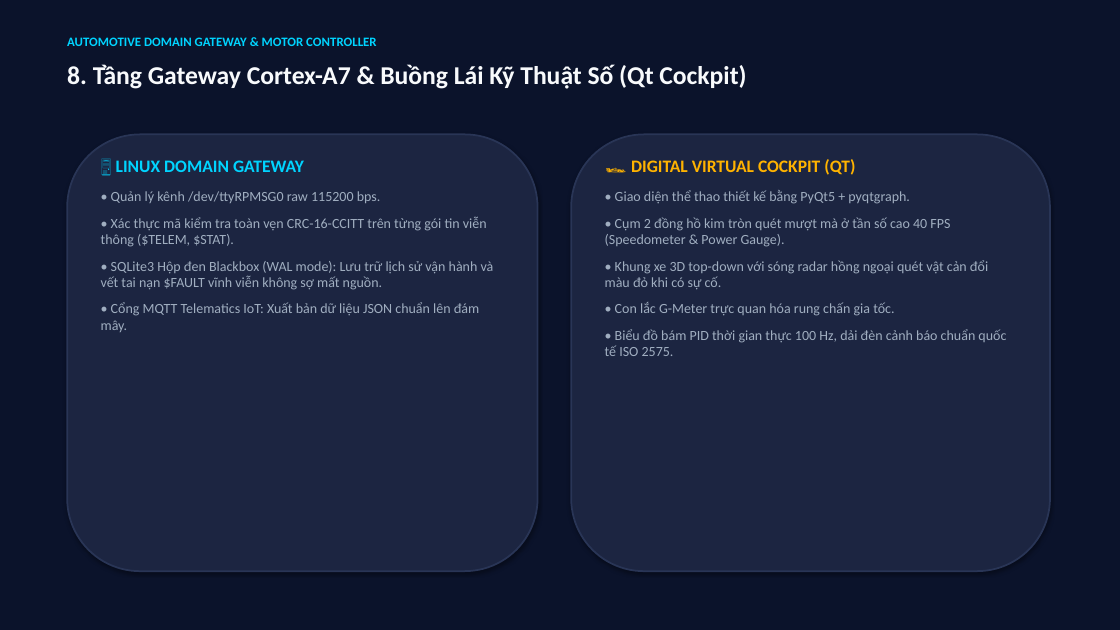
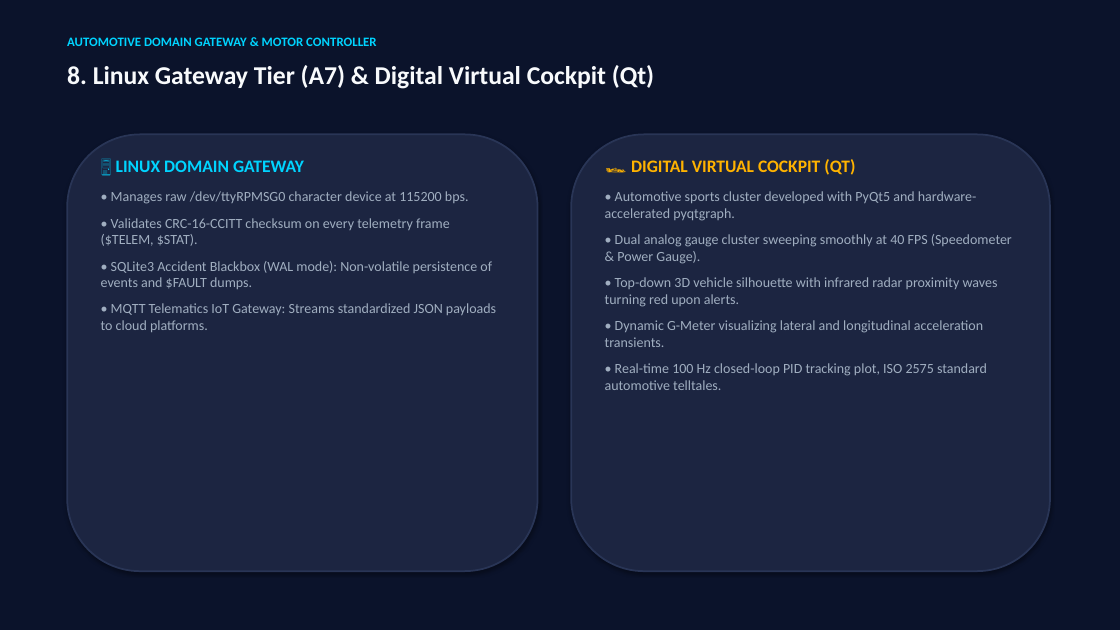
Before and after one commit to dobuuphuoc/stm32mp157d-dk1-automotive-gateway, a slide deck: slide 9 of docs/AUTOMOTIVE_DOMAIN_GATEWAY_PRESENTATION.pptx. Drawn at 1120x630 pixels with LibreOffice and Linux fonts; fonts in the diff are those of the drawing. Boxes give left, top, right and bottom in pixels: in the first picture for what was removed or moved away, otherwise in the second. Text is boxed around its words. In the diff, an @@ line names an element or a change of style, - is before the commit and + after.

```diff
--- a/docs/AUTOMOTIVE_DOMAIN_GATEWAY_PRESENTATION.pptx
+++ b/docs/AUTOMOTIVE_DOMAIN_GATEWAY_PRESENTATION.pptx
@@ text at [67,65,654,89]: text changed @@
-8. Tầng Gateway Cortex-A7 & Buồng Lái Kỹ Thuật Số (Qt Cockpit)
+8. Linux Gateway Tier (A7) & Digital Virtual Cockpit (Qt)
@@ text at [101,191,496,332]: text changed @@
-• Quản lý kênh /dev/ttyRPMSG0 raw 115200 bps.
-• Xác thực mã kiểm tra toàn vẹn CRC-16-CCITT trên từng gói tin viễn thông ($TELEM, $STAT).
-• SQLite3 Hộp đen Blackbox (WAL mode): Lưu trữ lịch sử vận hành và vết tai nạn $FAULT vĩnh viễn không sợ mất nguồn.
-• Cổng MQTT Telematics IoT: Xuất bản dữ liệu JSON chuẩn lên đám mây.
+• Manages raw /dev/ttyRPMSG0 character device at 115200 bps.
+• Validates CRC-16-CCITT checksum on every telemetry frame ($TELEM, $STAT).
+• SQLite3 Accident Blackbox (WAL mode): Non-volatile persistence of events and $FAULT dumps.
+• MQTT Telematics IoT Gateway: Streams standardized JSON payloads to cloud platforms.
@@ text at [605,191,1012,390]: text changed @@
-• Giao diện thể thao thiết kế bằng PyQt5 + pyqtgraph.
-• Cụm 2 đồng hồ kim tròn quét mượt mà ở tần số cao 40 FPS (Speedometer & Power Gauge).
-• Khung xe 3D top-down với sóng radar hồng ngoại quét vật cản đổi màu đỏ khi có sự cố.
-• Con lắc G-Meter trực quan hóa rung chấn gia tốc.
-• Biểu đồ bám PID thời gian thực 100 Hz, dải đèn cảnh báo chuẩn quốc tế ISO 2575.
+• Automotive sports cluster developed with PyQt5 and hardware-accelerated pyqtgraph.
+• Dual analog gauge cluster sweeping smoothly at 40 FPS (Speedometer & Power Gauge).
+• Top-down 3D vehicle silhouette with infrared radar proximity waves turning red upon alerts.
+• Dynamic G-Meter visualizing lateral and longitudinal acceleration transients.
+• Real-time 100 Hz closed-loop PID tracking plot, ISO 2575 standard automotive telltales.
```
Also in this commit, not shown: 15 other slides changed, 1 slide added, 1 slide removed, 17 other files.
